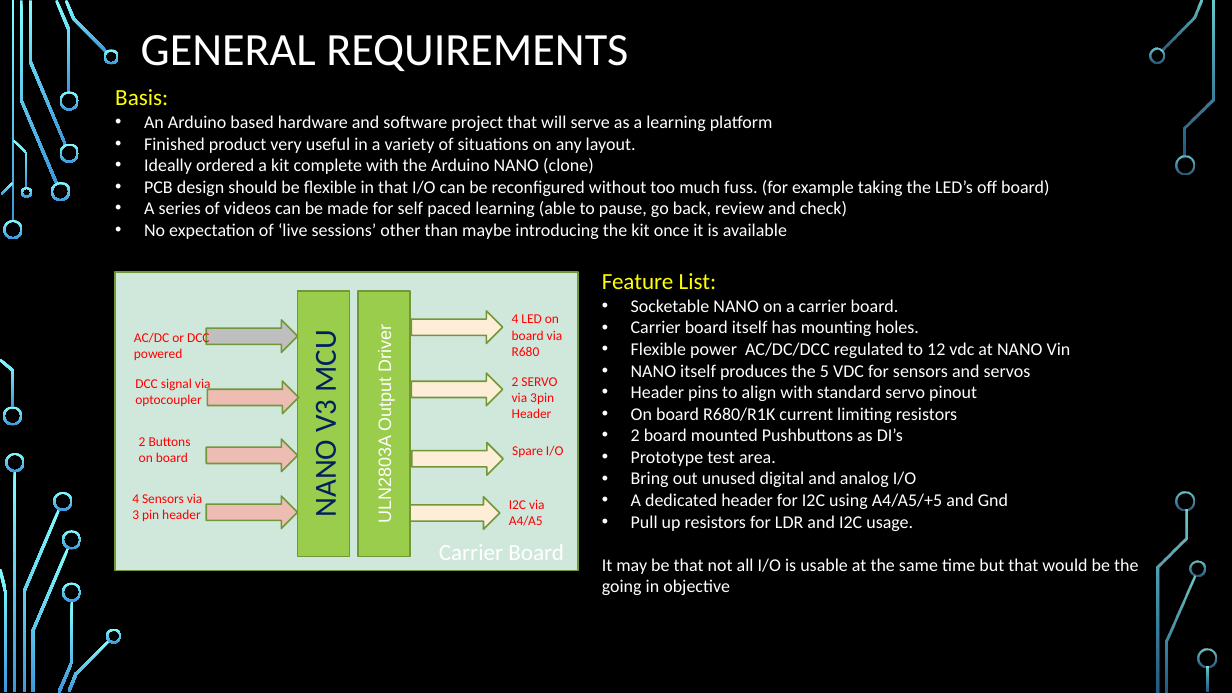
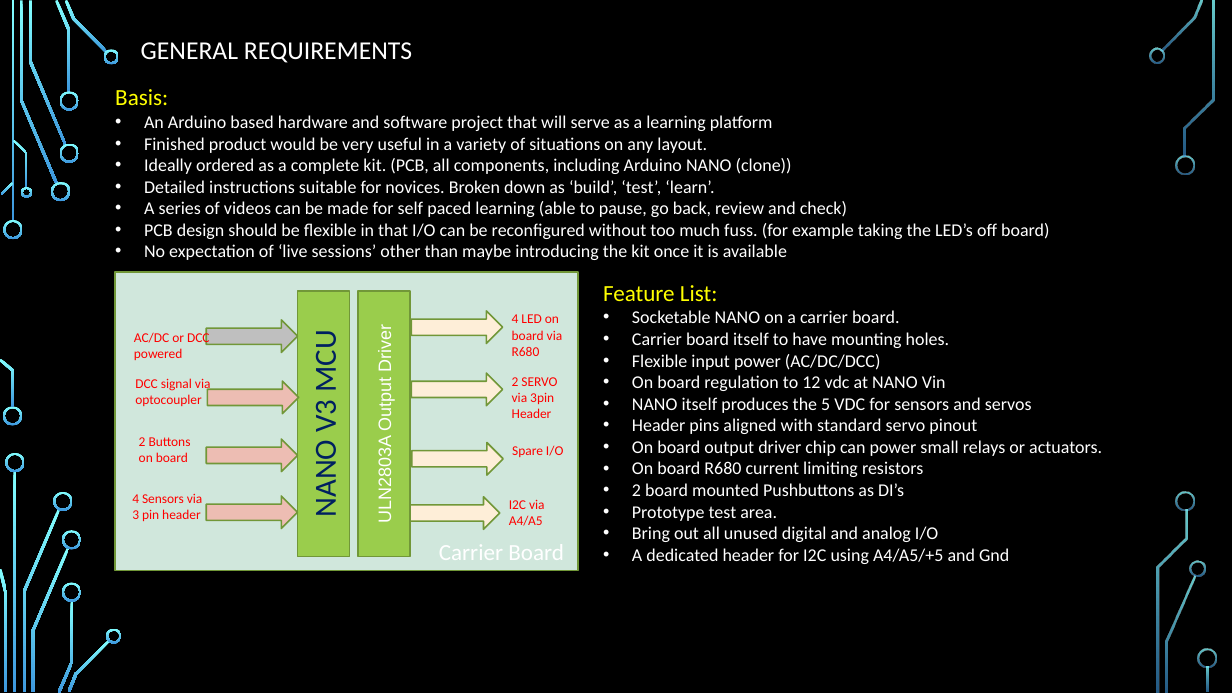
Before and after one commit to Alan-Lomax/MERG-SIG-Presentations, a slide deck: slide 3 of Practical Arduino - Ground Up.pptx. Drawn at 1232x693 pixels with LibreOffice and Linux fonts; fonts in the diff are those of the drawing; background and template pictures are left out. Boxes give left, top, right and bottom in pixels: in the first picture for what was removed or moved away, otherwise in the second. Text is boxed around its words. In the diff, an @@ line names an element or a change of style, - is before the commit and + after.

```diff
--- a/Practical Arduino - Ground Up.pptx
+++ b/Practical Arduino - Ground Up.pptx
@@ title "GENERAL REQUIREMENTS" at bbox=[141, 42, 412, 63]: size 36 to 20 pt @@
@@ text at bbox=[144, 137, 847, 217]: text changed @@
-• Finished product very useful in a variety of situations on any layout.
-• Ideally ordered a kit complete with the Arduino NANO (clone)
+• Finished product would be very useful in a variety of situations on any layout.
+• Ideally ordered as a complete kit. (PCB, all components, including Arduino NANO (clone))
+• Detailed instructions suitable for novices. Broken down as ‘build’, ‘test’, ‘learn’.
+• A series of videos can be made for self paced learning (able to pause, go back, review and check)
@@ text "Feature List:": place and size @@
-text "Feature List:" at bbox=[602, 273, 1138, 595]
+text "Feature List:" at bbox=[603, 285, 1102, 564]
@@ text at bbox=[632, 332, 950, 391]: text changed @@
-• Carrier board itself has mounting holes.
-• Flexible power AC/DC/DCC regulated to 12 vdc at NANO Vin
+• Carrier board itself to have mounting holes.
+• Flexible input power (AC/DC/DCC)
+• On board regulation to 12 vdc at NANO Vin
@@ text at bbox=[632, 418, 1102, 477]: text changed @@
-• Header pins to align with standard servo pinout
-• On board R680/R1K current limiting resistors
+• Header pins aligned with standard servo pinout
+• On board output driver chip can power small relays or actuators.
+• On board R680 current limiting resistors
@@ text at bbox=[602, 515, 1138, 595]: paragraphs removed @@
-• Pull up resistors for LDR and I2C usage.
-It may be that not all I/O is usable at the same time but that would be the going in objective
@@ text at bbox=[632, 526, 938, 542]: text changed @@
-• Bring out unused digital and analog I/O
+• Bring out all unused digital and analog I/O
```
Also in this commit, not shown: 5 slides added.
